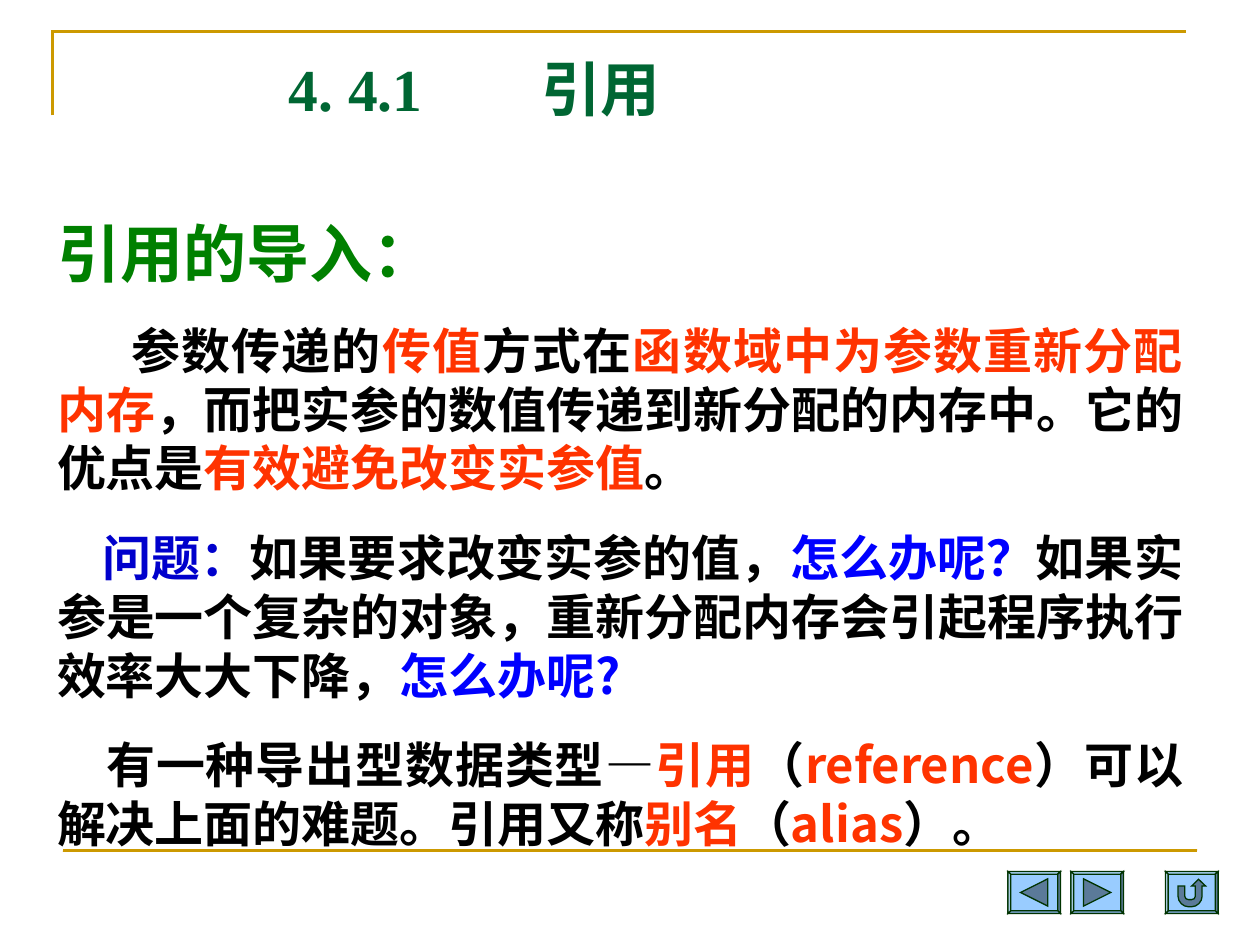
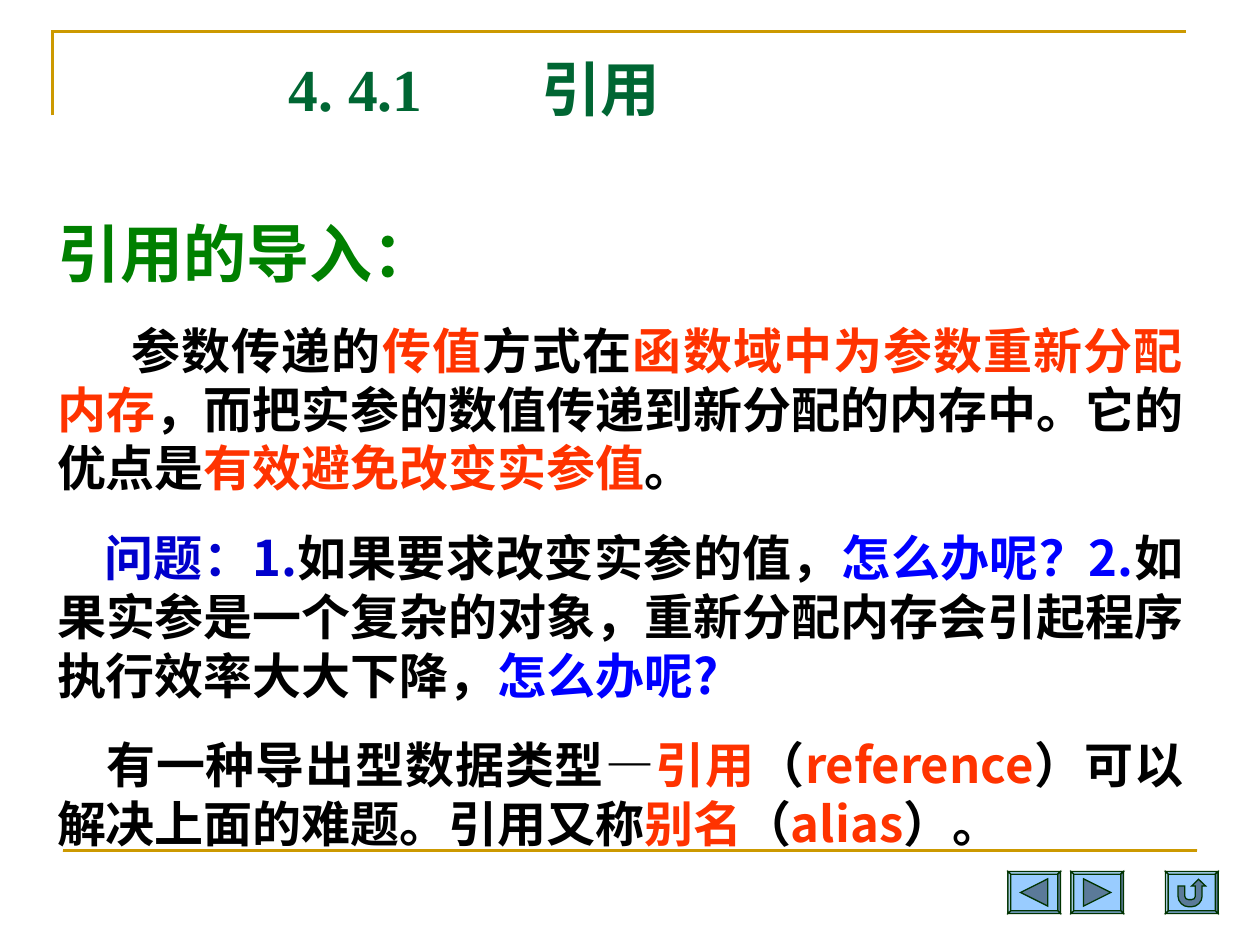
Before and after one commit to Changhe160/Changhe160.github.io, a slide deck: slide 31 of teachingRes/Cplusplus/unit04类与对象.ppt. Drawn at 1260x945 pixels with LibreOffice and Linux fonts; fonts in the diff are those of the drawing. Boxes give left, top, right and bottom in pixels: in the first picture for what was removed or moved away, otherwise in the second. Text is boxed around its words. In the diff, an @@ line names an element or a change of style, - is before the commit and + after.

```diff
--- a/teachingRes/Cplusplus/unit04类与对象.ppt
+++ b/teachingRes/Cplusplus/unit04类与对象.ppt
@@ text at <box>57,534,1183,701</box>: text changed @@
-问题：如果要求改变实参的值，怎么办呢？如果实参是一个复杂的对象，重新分配内存会引起程序执行效率大大下降，怎么办呢?
+问题：1.如果要求改变实参的值，怎么办呢？2.如果实参是一个复杂的对象，重新分配内存会引起程序执行效率大大下降，怎么办呢?
```
Also in this commit, not shown: 12 other slides changed, 1 slide added.
